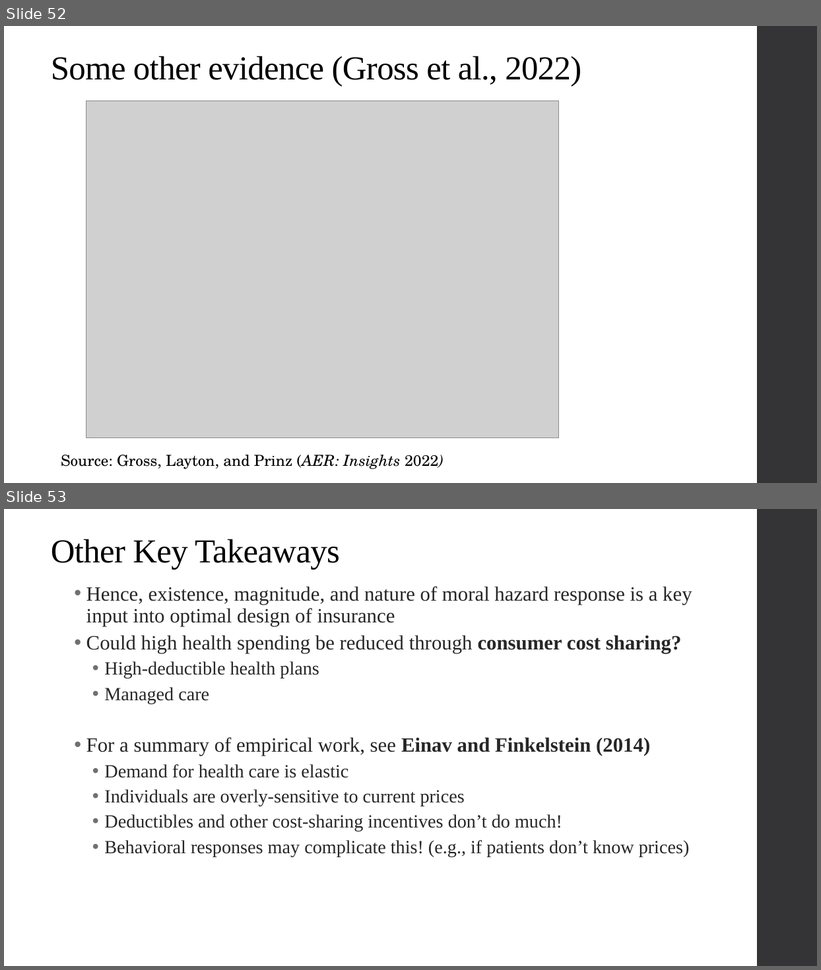
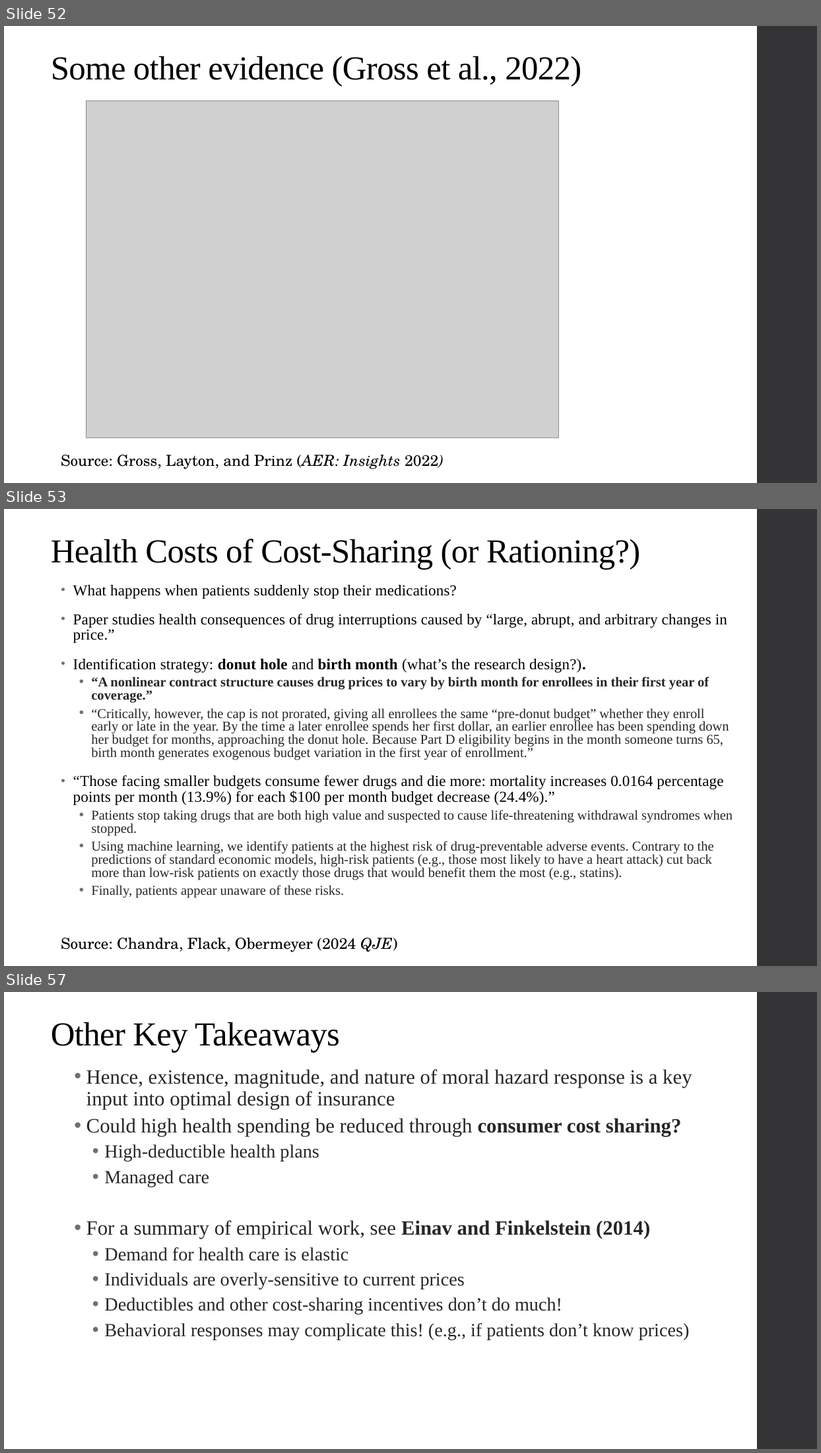
Before and after one commit to alex-hoagland/HAD6750H, a slide deck: Lecture02_MoralHazard/L2Slides_MoralHazard.pptx. Shown one above the other, each under a label of ours: slides 52 and 53 before the commit, slides 52, 53 and 57 after it; the slides between them are not shown. The pictures are 821x970 and 821x1453 pixels, drawn with LibreOffice and Linux fonts; fonts in the diff are those of the drawing; grey boxes stand for pictures. Boxes give left, top, right and bottom in pixels: in the first picture for what was removed or moved away, otherwise in the second. Text is boxed around its words. In the diff, an @@ line names an element or a change of style, - is before the commit and + after.

```diff
--- a/Lecture02_MoralHazard/L2Slides_MoralHazard.pptx
+++ b/Lecture02_MoralHazard/L2Slides_MoralHazard.pptx
@@ slide 53 added at (4, 509, 817, 966), background #FFFFFF; not listed: 1 template element that a slide beside it also shows @@
@@ title added at (51, 539, 640, 569), 39.6 pt, text #000000 @@
+Health Costs of Cost-Sharing (or Rationing?)
@@ text added at (73, 585, 733, 898), 16 pt, text #262626 @@
+• What happens when patients suddenly stop their medications?
+• Paper studies health consequences of drug interruptions caused by “large, abrupt, and arbitrary changes in price.”
+• Identification strategy: donut hole and birth month (what’s the research design?).
+  • “A nonlinear contract structure causes drug prices to vary by birth month for enrollees in their first year of coverage.”
+  • “Critically, however, the cap is not prorated, giving all enrollees the same “pre-donut budget” whether they enroll early or late in the year. By the time a later enrollee spends her first dollar, an earlier enrollee has been spending down her budget for months, approaching the donut hole. Because Part D eligibility begins in the month someone turns 65, birth month generates exogenous budget variation in the first year of enrollment.”
+• “Those facing smaller budgets consume fewer drugs and die more: mortality increases 0.0164 percentage points per month (13.9%) for each $100 per month budget decrease (24.4%).”
+  • Patients stop taking drugs that are both high value and suspected to cause life-threatening withdrawal syndromes when stopped.
+  • Using machine learning, we identify patients at the highest risk of drug-preventable adverse events. Contrary to the predictions of standard economic models, high-risk patients (e.g., those most likely to have a heart attack) cut back more than low-risk patients on exactly those drugs that would benefit them the most (e.g., statins).
+  • Finally, patients appear unaware of these risks.
@@ text added at (61, 938, 397, 953), 18 pt, text #000000 @@
+Source: Chandra, Flack, Obermeyer (2024 QJE)
@@ what was slide 53 is now slide 57 @@
```
Also in this commit, not shown: 7 slides changed, 3 other slides added.
